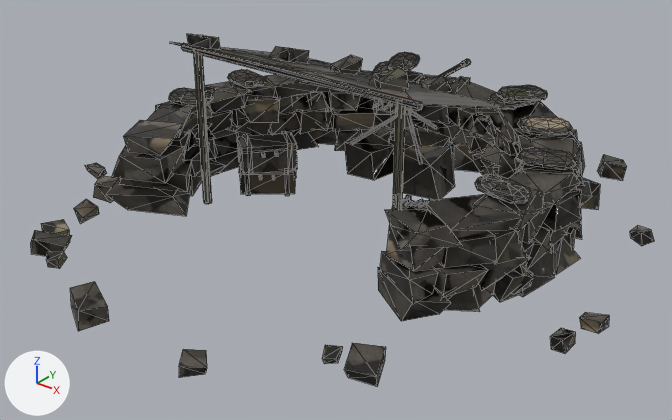
One commit to the glTF model public/models/sangar.glb: the scene before it, then after it.
Camera for both pictures: a camera (50 mm lens) standing at (5.58, -7.2, 4.35) and looking at (0.1, -0.35, 0.11). Every picture has the same lights, and +X, +Y and +Z are marked at lower left. The older version comes first. Mesh edges are drawn as thin lines. Where no turn or scale is listed for an object, it has been applied to the vertices. Vertices at exactly the same position are counted once.

In view in the first picture: 'walls'.
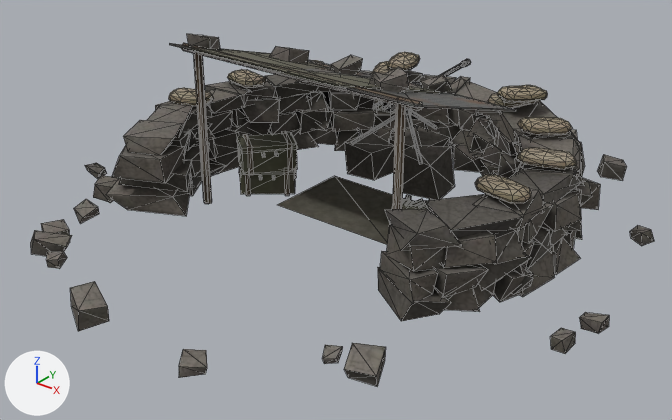
Scene script edits in JSON lines:
```json
{"block": "me_walls", "where": "# used by ob_walls; location = (-0.075, -0.009, 0.878)"}
{"op": "remove", "block": "me_walls", "code": "me_walls.from_pydata(...)  # 2169 vertices, 3031 faces; spans x -3.28..3.28, y -3.3..3.3, z -0.98..0.98"}
{"op": "add", "block": "me_walls", "code": "me_walls.from_pydata(...)  # 2183 vertices, 3065 faces; spans x -3.28..3.28, y -3.3..3.3, z -0.98..0.98"}
{"block": "me_walls", "change": "me_walls part 1"}
{"block": "me_walls", "change": "15 vertices are removed from x -1.43..1.58, y -1.11..1.1, z -0.66..0.93"}
{"block": "me_walls", "change": "139 faces are deleted"}
{"block": "me_walls", "change": "29 vertices are added at x -1.92..2.11, y -1.12..1.65, z -0.87..0.92"}
{"block": "me_walls", "change": "173 new faces join them"}
{"block": "me_walls", "change": "me_walls part 2: 2879 kept faces spanning x -3.28..3.28, y -3.3..3.3, z -0.98..0.98 get new texture (UV) coordinates"}
```

Changed parts and their boxes [x1, y1, x2, y2] in the pictures (672 x 420 px; the box of a moved part takes in the faces that stretch with it):
```json
{"part": 1, "of": "me_walls", "change": "moved or reshaped", "before": [172, 42, 568, 295], "after": [169, 43, 579, 274]}
{"part": 2, "of": "me_walls", "change": "surface changed", "before": [31, 34, 654, 386], "after": [31, 34, 654, 386]}
```
